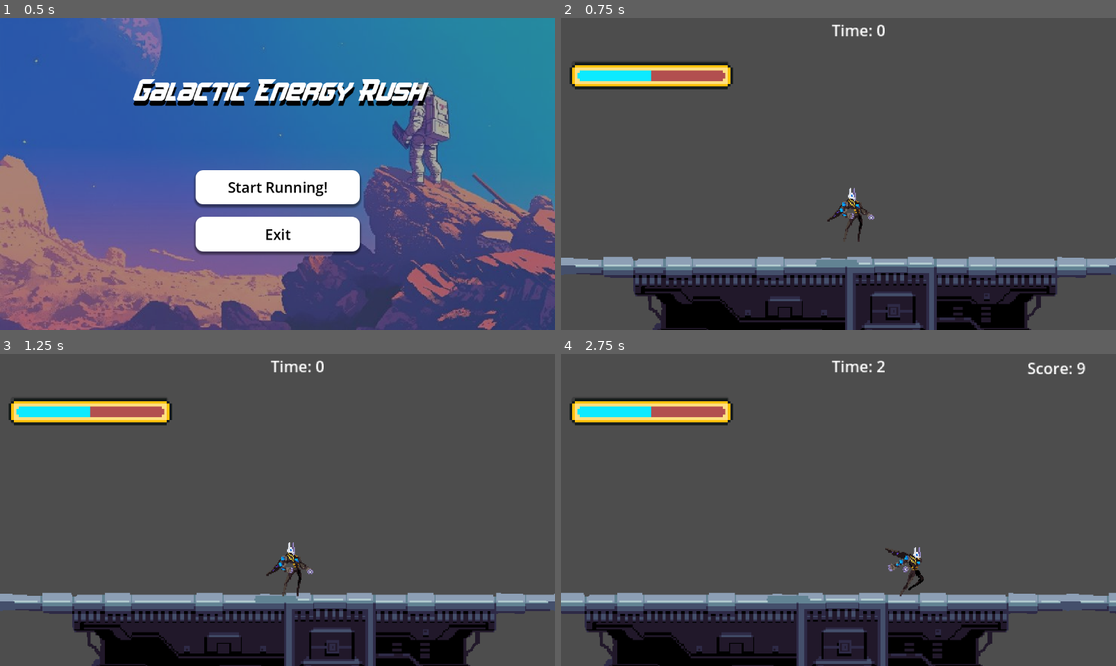
Above: before the commit, frames 1-4 (two rows, left to right).
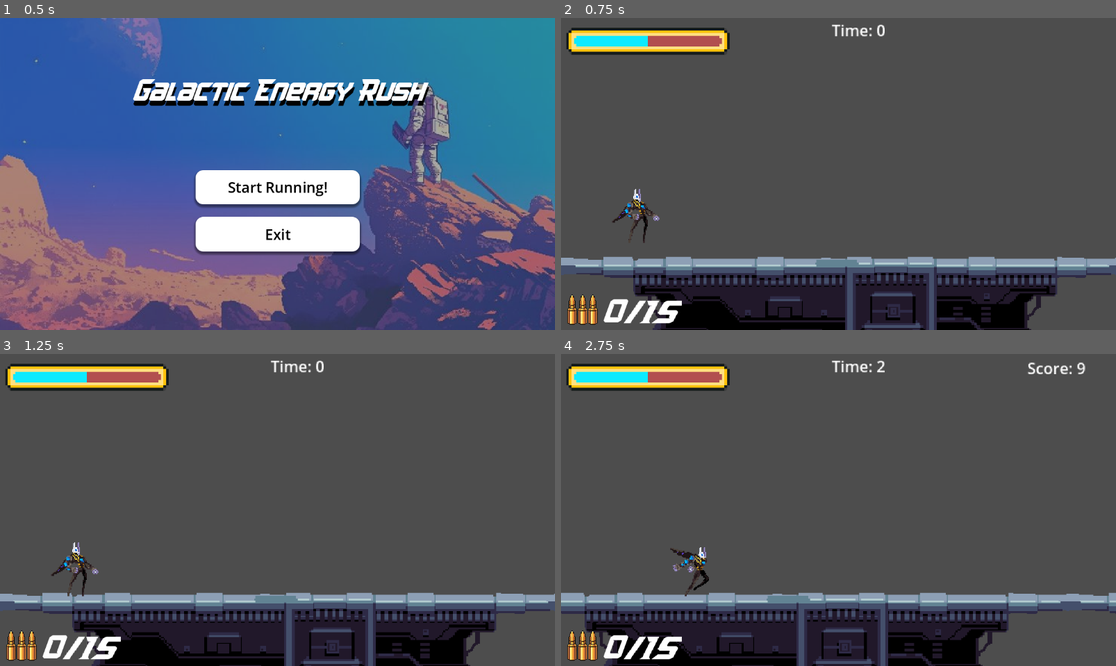
Above: after the commit, the same moments.

Repository: Mir-Shabab-Hasnat/galactic-energy-rush
Game: Godot game, scene res://scenes/main_menu.tscn
Same seed, same stepped clock (60 frames per second), same inputs: the game is played once before the commit and once after it.
Inputs:
- Up to frame 1 (0.5 s): no input
- Up to frame 2 (0.75 s): click "Start Running!" at 0.5 s
- Up to frame 3 (1.25 s): no input
- Up to frame 4 (2.75 s): hold D (right) from 1.28 s (still down); tap Space (Jump) at 1.52, 2.27 s

Frame 1 is identical in both runs. In frame 2, 6.7% of the frame differs, in the area x 1-57%, y 3-99%; in frame 3, 6.7%; in frame 4, 6.8%, in the area x 1-66%, y 3-99%.

Commit message:
ammunition label added

Diff:
--- /dev/null
+++ b/scenes/ammunition.gd
@@ -0,0 +1,19 @@
+extends Control
+
+var ammo = 0;
+var game_instance
+
+@onready var ammoLabel = $current
+
+# Called when the node enters the scene tree for the first time.
+func _ready() -> void:
+	game_instance = get_node("/root/Game")
+
+
+# Called every frame. 'delta' is the elapsed time since the previous frame.
+func _process(delta: float) -> void:
+	update_ammo()
+	ammoLabel.text = str(ammo)
+
+func update_ammo() -> void:
+	ammo = game_instance.ammo
--- /dev/null
+++ b/scenes/ammunition.tscn
@@ -0,0 +1,35 @@
+[gd_scene load_steps=4 format=3 uid="uid://cv6tncqefwdiq"]
+
+[ext_resource type="Script" path="res://scenes/ammunition.gd" id="1_nbngm"]
+[ext_resource type="FontFile" uid="uid://d0rv36s7vgfl7" path="res://assets/Arcades Italic.ttf" id="1_qa0ao"]
+[ext_resource type="Texture2D" uid="uid://d30ag8k0tq115" path="res://assets/ammo-icon.png" id="2_4facb"]
+
+[node name="Ammunition" type="Control"]
+layout_mode = 3
+anchors_preset = 0
+script = ExtResource("1_nbngm")
+
+[node name="current" type="Label" parent="."]
+offset_left = 81.0
+offset_top = -62.0
+offset_right = 120.0
+offset_bottom = 5.0
+theme_override_fonts/font = ExtResource("1_qa0ao")
+theme_override_font_sizes/font_size = 64
+text = "0
+"
+
+[node name="Sprite2D" type="Sprite2D" parent="."]
+position = Vector2(39, -40)
+texture = ExtResource("2_4facb")
+
+[node name="capacity" type="Label" parent="."]
+offset_left = 124.0
+offset_top = -59.0
+offset_right = 205.0
+offset_bottom = 8.0
+scale = Vector2(1.31837, 0.984125)
+theme_override_fonts/font = ExtResource("1_qa0ao")
+theme_override_font_sizes/font_size = 64
+text = "/15
+"
--- a/scenes/energy_bar.tscn
+++ b/scenes/energy_bar.tscn
@@ -9,16 +9,16 @@
 script = ExtResource("1_12t8e")
 
 [node name="ProgressBar" type="ProgressBar" parent="."]
-offset_left = 22.0
-offset_top = 89.0
-offset_right = 349.0
-offset_bottom = 145.0
+offset_left = 18.0
+offset_top = 21.0
+offset_right = 345.0
+offset_bottom = 77.0
 
 [node name="TextureProgressBar" type="TextureProgressBar" parent="."]
-offset_left = 18.0
-offset_top = 92.0
-offset_right = 82.0
-offset_bottom = 102.0
+offset_left = 11.0
+offset_top = 20.0
+offset_right = 75.0
+offset_bottom = 30.0
 scale = Vector2(5.29559, 5.58505)
 texture_under = ExtResource("2_ug4a6")
 texture_progress = ExtResource("3_y1vru")
--- a/scenes/game.tscn
+++ b/scenes/game.tscn
@@ -8,6 +8,7 @@
 [ext_resource type="PackedScene" uid="uid://d1jri3j612yir" path="res://scenes/Systems/PowerUpManager.tscn" id="5_rp0wt"]
 [ext_resource type="PackedScene" uid="uid://3twjj60qwn1o" path="res://scenes/energy_bar.tscn" id="7_6hyyh"]
 [ext_resource type="PackedScene" uid="uid://vvi85w1a52ux" path="res://scenes/Systems/weapon_spawner.tscn" id="8_012p4"]
+[ext_resource type="PackedScene" uid="uid://cv6tncqefwdiq" path="res://scenes/ammunition.tscn" id="9_jvr4a"]
 
 [sub_resource type="WorldBoundaryShape2D" id="WorldBoundaryShape2D_n7mas"]
 
@@ -54,7 +55,7 @@
 [node name="Timer" type="Timer" parent="."]
 
 [node name="Player" parent="." instance=ExtResource("1_41bkr")]
-position = Vector2(304, 216)
+position = Vector2(81, 217)
 
 [node name="Enemy Spawner" parent="." instance=ExtResource("5_os26m")]
 
@@ -84,4 +85,11 @@
 
 [node name="WeaponSpawner" parent="." instance=ExtResource("8_012p4")]
 
+[node name="Ammunition" parent="." instance=ExtResource("9_jvr4a")]
+offset_left = 3.0
+offset_top = 323.0
+offset_right = 3.0
+offset_bottom = 323.0
+scale = Vector2(0.5, 0.5)
+
 [connection signal="timeout" from="Timer" to="." method="_on_timer_timeout"]
--- a/scripts/game.gd
+++ b/scripts/game.gd
@@ -26,7 +26,7 @@
 var start_run = false
 var elapsed_time: float = 0.0
 
-
+var ammo = 0;
 
 # Called when the node enters the scene tree for the first time.
 func _ready() -> void:
Binary file added: assets/ammo-icon.png
Not shown, added: assets/ammo-icon.png.import
Not shown: 1 places in scenes/game.tscn that only renumber resources
